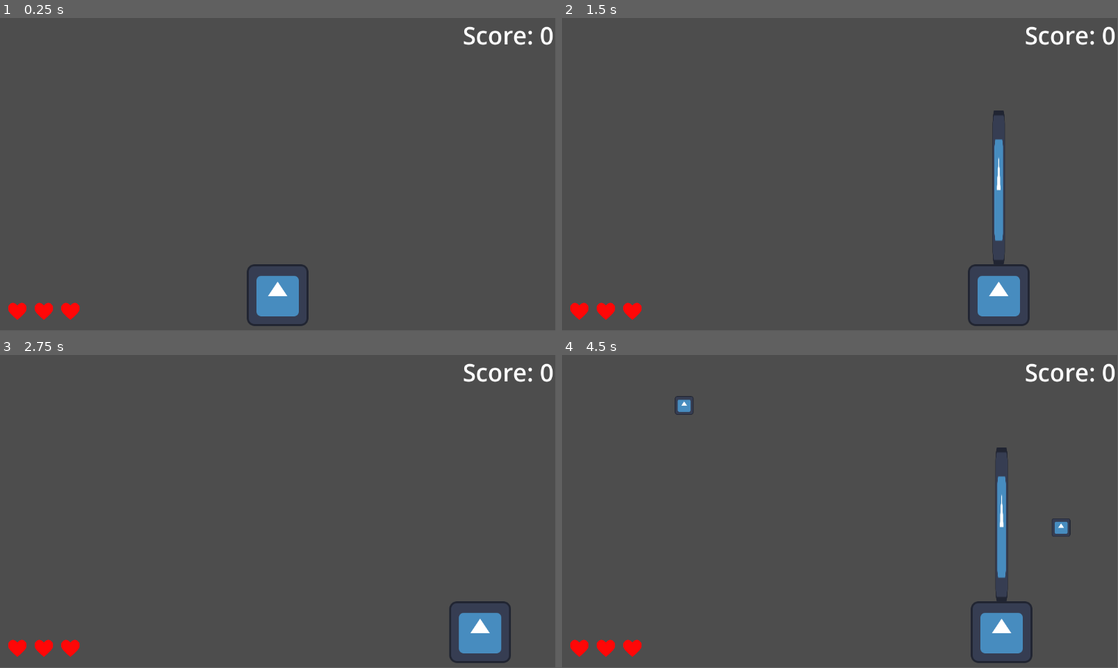
Above: before the commit, frames 1-4 (two rows, left to right).
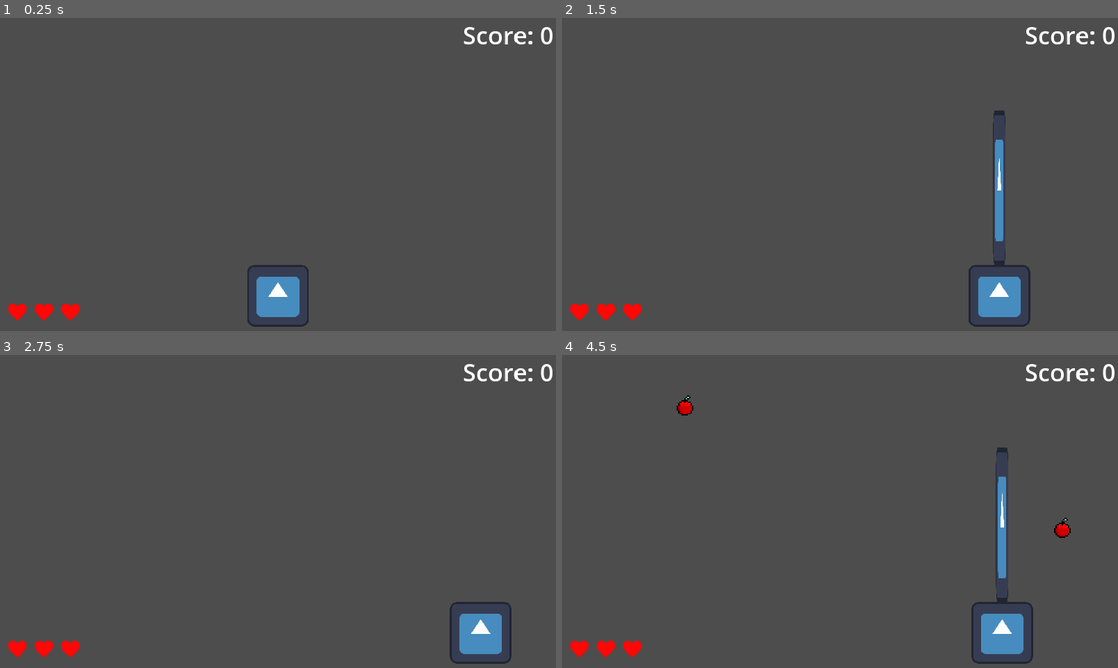
Above: after the commit, the same moments.

Repository: Tanner202/boxcatch
Game: Godot game, scene res://level.tscn
Same seed, same stepped clock (60 frames per second), same inputs: the game is played once before the commit and once after it. The engine's default icon, where the game draws it, is replaced by a stand-in: a white triangle on a blue panel in a dark square.
Inputs (mouse positions are in pixels of both pictures, inside the frame that each line leads up to):
- Up to frame 1 (0.25 s): no input
- Up to frame 2 (1.5 s): tap Enter at 0.5 s; move the mouse to (962, 158) at 0.52 s; press the mouse at (962, 158) at 0.53 s; hold D (right) 0.53-1.28 s; move the mouse to (728, 190) at 1.27 s; release the mouse at (728, 190) at 1.28 s; hold A (left) from 1.28 s (still down); click (728, 190) at 1.35 s
- Up to frame 3 (2.75 s): move the mouse to (333, 442) at 2.02 s; release A (left) at 2.03 s; press the mouse at (333, 442) at 2.03 s; hold D (right) from 2.03 s (still down)
- Up to frame 4 (4.5 s): move the mouse to (812, 574) at 2.77 s; release the mouse at (812, 574) at 2.78 s; click (812, 574) at 2.85 s; move the mouse to (1006, 558) at 3.52 s; release D (right) at 3.53 s; press the mouse at (1006, 558) at 3.53 s; hold A (left) from 3.53 s (still down); move the mouse to (673, 464) at 4.27 s; release the mouse at (673, 464) at 4.28 s; click (673, 464) at 4.35 s
In our replay, the window is 799x449 before the commit and 800x450 after it. These sizes can differ from the game's own. Grey fills any space a smaller window leaves; there, only what the larger window draws over its background counts as a difference.

The runs differ from the first frame. In frame 1, 0.4% of the frame differs, in the area x 1-100%, y 2-99%; in frame 2, 0.7%; in frame 3, 0.5%; in frame 4, 1.0%.

Commit message:
add apple sprite and fix window scaling

Diff:
--- a/apple.tscn
+++ b/apple.tscn
@@ -1,9 +1,9 @@
 [gd_scene load_steps=3 format=3 uid="uid://cmdjaup77x2kl"]
 
-[ext_resource type="Texture2D" uid="uid://b6d2x0seaxd5o" path="res://icon.svg" id="1_rxsg6"]
+[ext_resource type="Texture2D" uid="uid://crswrxifcpkh6" path="res://apple.png" id="1_bxa6x"]
 
 [sub_resource type="RectangleShape2D" id="RectangleShape2D_2swmd"]
-size = Vector2(42, 42)
+size = Vector2(34, 42)
 
 [node name="Apple" type="RigidBody2D"]
 collision_layer = 2
@@ -11,8 +11,9 @@
 gravity_scale = 0.1
 
 [node name="CollisionShape2D" type="CollisionShape2D" parent="."]
+position = Vector2(1, 0)
 shape = SubResource("RectangleShape2D_2swmd")
 
 [node name="Sprite2D" type="Sprite2D" parent="."]
-scale = Vector2(0.3, 0.3)
-texture = ExtResource("1_rxsg6")
+scale = Vector2(2.62, 2.62)
+texture = ExtResource("1_bxa6x")
--- a/project.godot
+++ b/project.godot
@@ -14,6 +14,10 @@
 run/main_scene="res://level.tscn"
 config/features=PackedStringArray("4.3", "Forward Plus")
 config/icon="res://icon.svg"
+
+[display]
+
+window/stretch/mode="canvas_items"
 
 [input]
 
@@ -32,3 +36,7 @@
 "events": [Object(InputEventMouseButton,"resource_local_to_scene":false,"resource_name":"","device":-1,"window_id":0,"a …(253 unchanged characters)…
 ]
 }
+
+[rendering]
+
+textures/canvas_textures/default_texture_filter=0
Binary file added: apple.png
Not shown, added: apple.png.import
